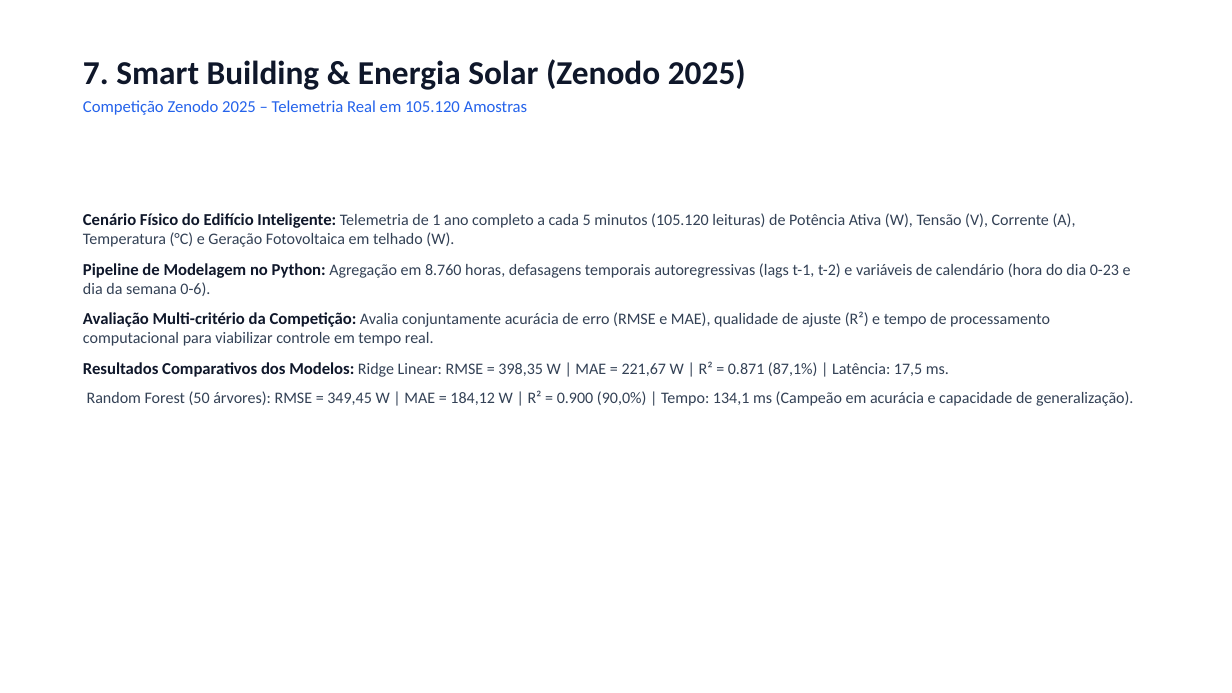
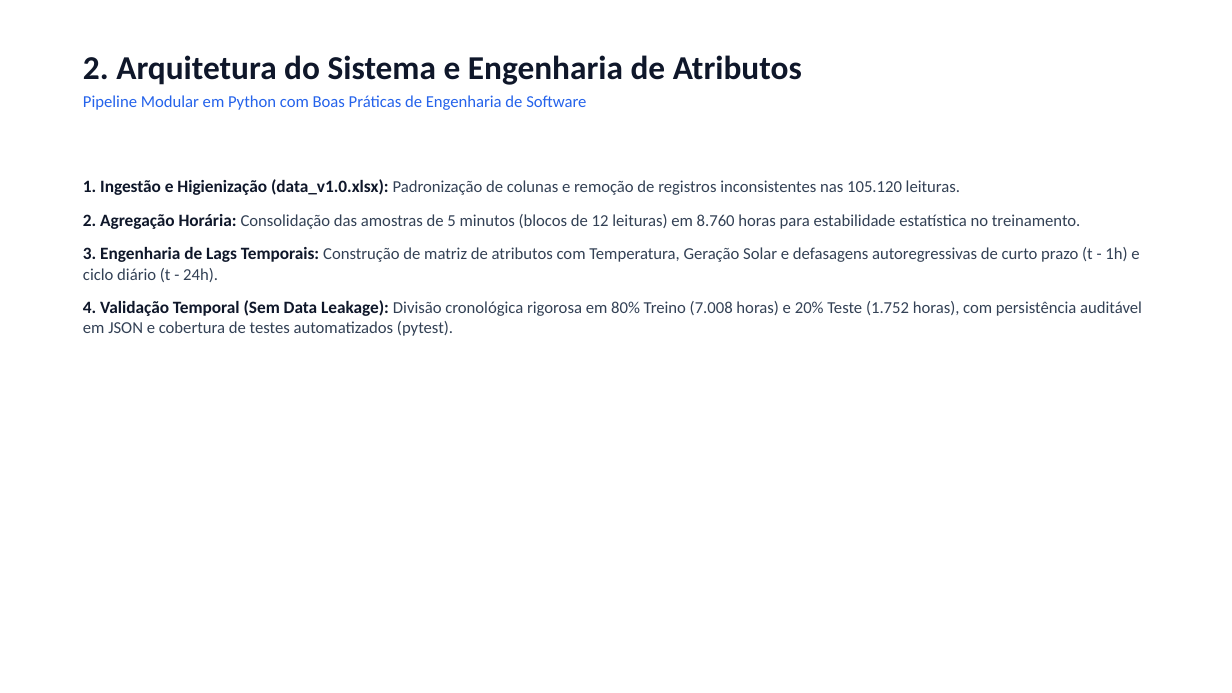
Before and after one commit to AldairAzevedo/energy-demand-forecast, a slide deck: slide 3 of presentation/slides_apresentacao.pptx (slide 8 before the commit). Drawn at 1232x693 pixels with LibreOffice and Linux fonts; fonts in the diff are those of the drawing. Boxes give left, top, right and bottom in pixels: in the first picture for what was removed or moved away, otherwise in the second. Text is boxed around its words. In the diff, an @@ line names an element or a change of style, - is before the commit and + after.

Commit message:
refactor(slides): atualiza apresentacao de 7 slides focada 100% no desafio Zenodo

```diff
--- a/presentation/slides_apresentacao.pptx
+++ b/presentation/slides_apresentacao.pptx
@@ text removed at <box>83,59,746,115</box> @@
-7. Smart Building & Energia Solar (Zenodo 2025)
-Competição Zenodo 2025 – Telemetria Real em 105.120 Amostras
@@ text added at <box>83,55,802,110</box>, 13 pt, text #2563EB @@
+2. Arquitetura do Sistema e Engenharia de Atributos
+Pipeline Modular em Python com Boas Práticas de Engenharia de Software
@@ text at <box>83,179,1142,336</box>: text changed; size 12.5 to 13 pt @@
-Cenário Físico do Edifício Inteligente: Telemetria de 1 ano completo a cada 5 minutos (105.120 leituras) de Potência Ativa (W), Tensão (V), Corrente (A), Temperatura (°C) e Geração Fotovoltaica em telhado (W).
-Pipeline de Modelagem no Python: Agregação em 8.760 horas, defasagens temporais autoregressivas (lags t-1, t-2) e variáveis de calendário (hora do dia 0-23 e dia da semana 0-6).
-Avaliação Multi-critério da Competição: Avalia conjuntamente acurácia de erro (RMSE e MAE), qualidade de ajuste (R²) e tempo de processamento computacional para viabilizar controle em tempo real.
-Resultados Comparativos dos Modelos: Ridge Linear: RMSE = 398,35 W | MAE = 221,67 W | R² = 0.871 (87,1%) | Latência: 17,5 ms.
-Random Forest (50 árvores): RMSE = 349,45 W | MAE = 184,12 W | R² = 0.900 (90,0%) | Tempo: 134,1 ms (Campeão em acurácia e capacidade de generalização).
+1. Ingestão e Higienização (data_v1.0.xlsx): Padronização de colunas e remoção de registros inconsistentes nas 105.120 leituras.
+2. Agregação Horária: Consolidação das amostras de 5 minutos (blocos de 12 leituras) em 8.760 horas para estabilidade estatística no treinamento.
+3. Engenharia de Lags Temporais: Construção de matriz de atributos com Temperatura, Geração Solar e defasagens autoregressivas de curto prazo (t - 1h) e ciclo diário (t - 24h).
+4. Validação Temporal (Sem Data Leakage): Divisão cronológica rigorosa em 80% Treino (7.008 horas) e 20% Teste (1.752 horas), com persistência auditável em JSON e cobertura de testes automatizados (pytest).
```
Also in this commit, not shown: 2 other slides changed, 4 slides added, 7 slides removed, 2 other files.
